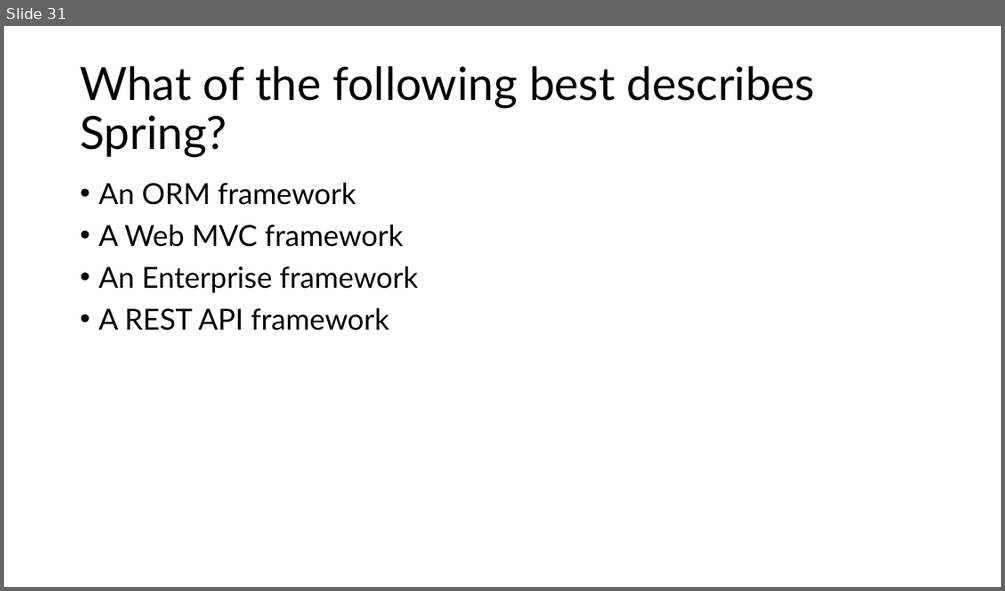
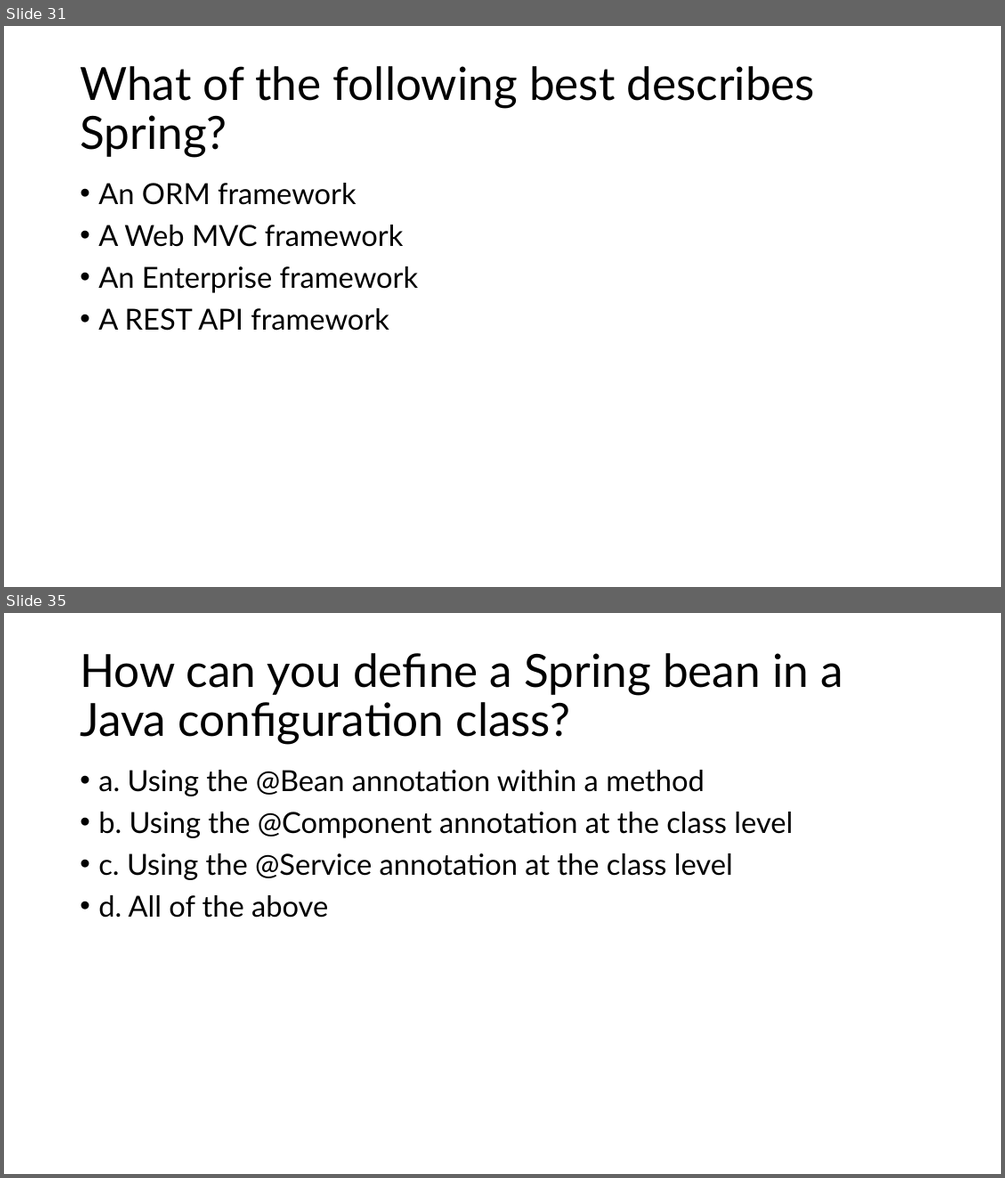
Before and after one commit to aniljos/FS-May-2024, a slide deck: Presentation/MCQ's.pptx. Shown one above the other, each under a label of ours: slide 31 before the commit, slides 31 and 35 after it; the slides between them are not shown. The pictures are 1005x591 and 1005x1178 pixels, drawn with LibreOffice and Linux fonts; fonts in the diff are those of the drawing. Boxes give left, top, right and bottom in pixels: in the first picture for what was removed or moved away, otherwise in the second. Text is boxed around its words. In the diff, an @@ line names an element or a change of style, - is before the commit and + after.

```diff
--- a/Presentation/MCQ's.pptx
+++ b/Presentation/MCQ's.pptx
@@ slide 35 added at <box>4,613,1001,1174</box>, background #FFFFFF @@
@@ title added at <box>80,653,843,745</box>, 44 pt, text #000000 @@
+How can you define a Spring bean in a Java configuration class?
@@ text added at <box>98,770,793,917</box>, 28 pt, text #000000 @@
+• a. Using the @Bean annotation within a method
+• b. Using the @Component annotation at the class level
+• c. Using the @Service annotation at the class level
+• d. All of the above
```
Also in this commit, not shown: 12 other slides added, 1 other file.
